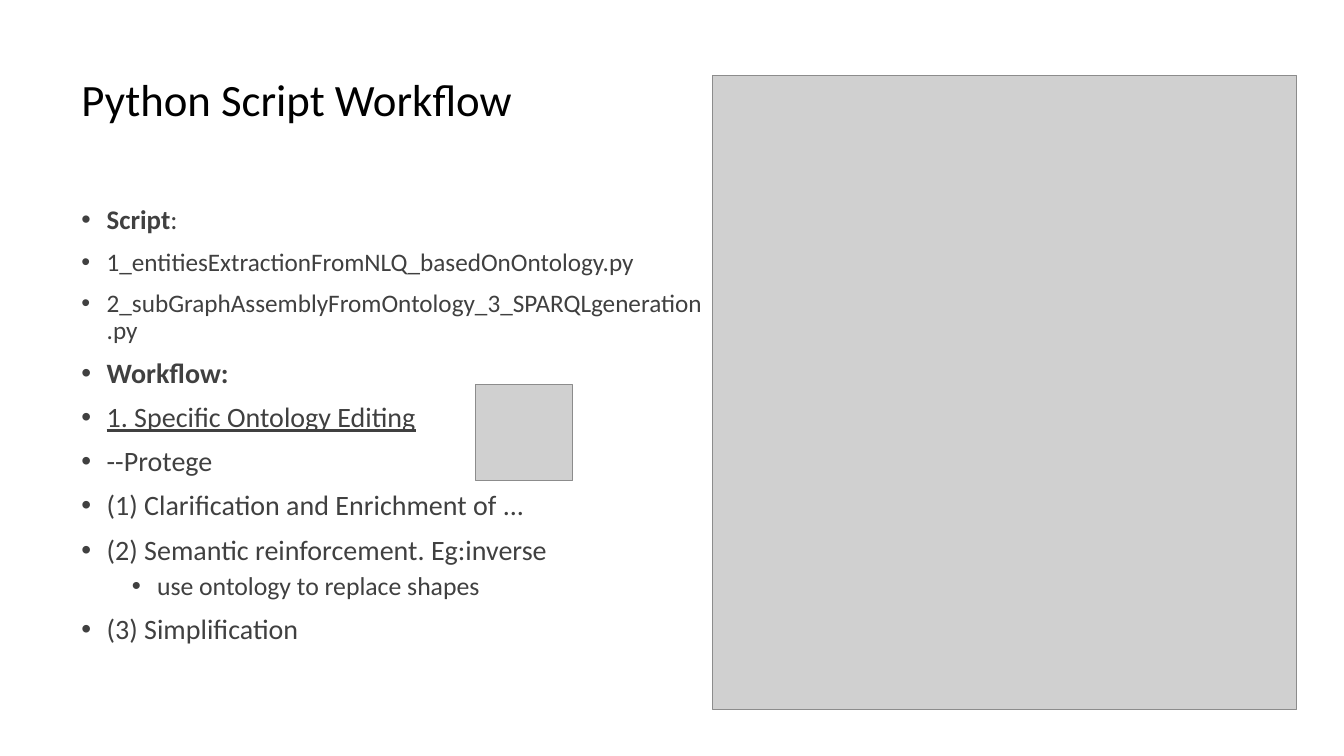
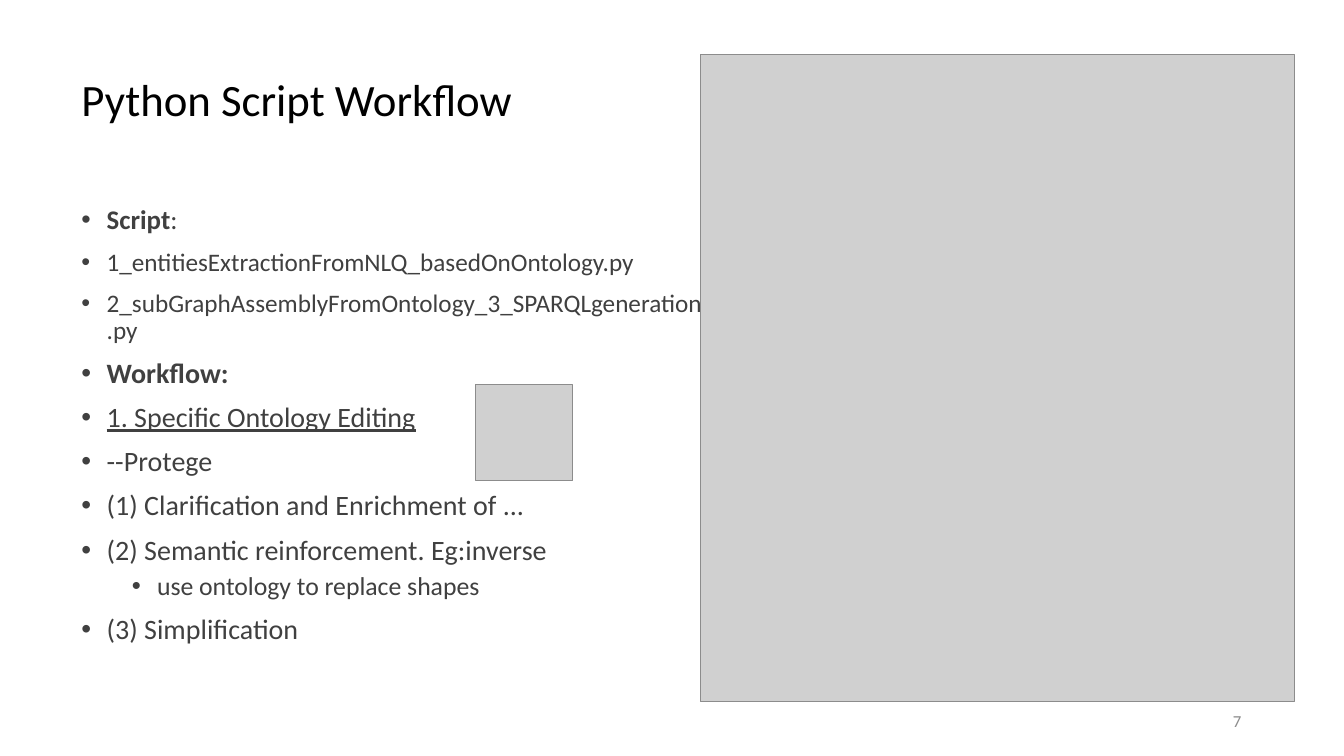
Before and after one commit to DDMAL/linkedmusic-queries, a slide deck: slide 7 of handOver_generalReviewOf_LinkedMusicQueries2024-2025.pptx. Drawn at 1344x756 pixels with LibreOffice and Linux fonts; fonts in the diff are those of the drawing; grey boxes stand for pictures. Boxes give left, top, right and bottom in pixels: in the first picture for what was removed or moved away, otherwise in the second. Text is boxed around its words. In the diff, an @@ line names an element or a change of style, - is before the commit and + after.

```diff
--- a/handOver_generalReviewOf_LinkedMusicQueries2024-2025.pptx
+++ b/handOver_generalReviewOf_LinkedMusicQueries2024-2025.pptx
@@ picture resized from (x1=713, y1=76, x2=1298, y2=710) to (x1=701, y1=54, x2=1296, y2=702) @@
@@ page number added at (x1=1233, y1=716, x2=1241, y2=727), 12 pt, text #8C8C8C @@
+7
```
Also in this commit, not shown: 13 other slides changed, 3 slides added, 2 other files.
